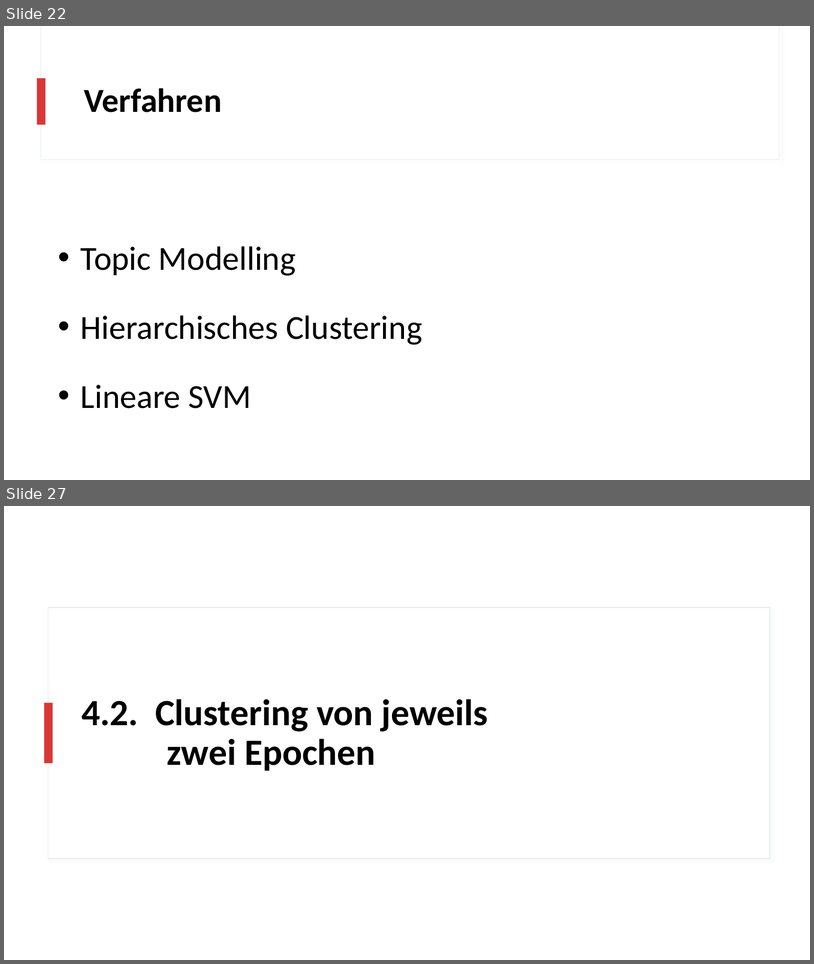
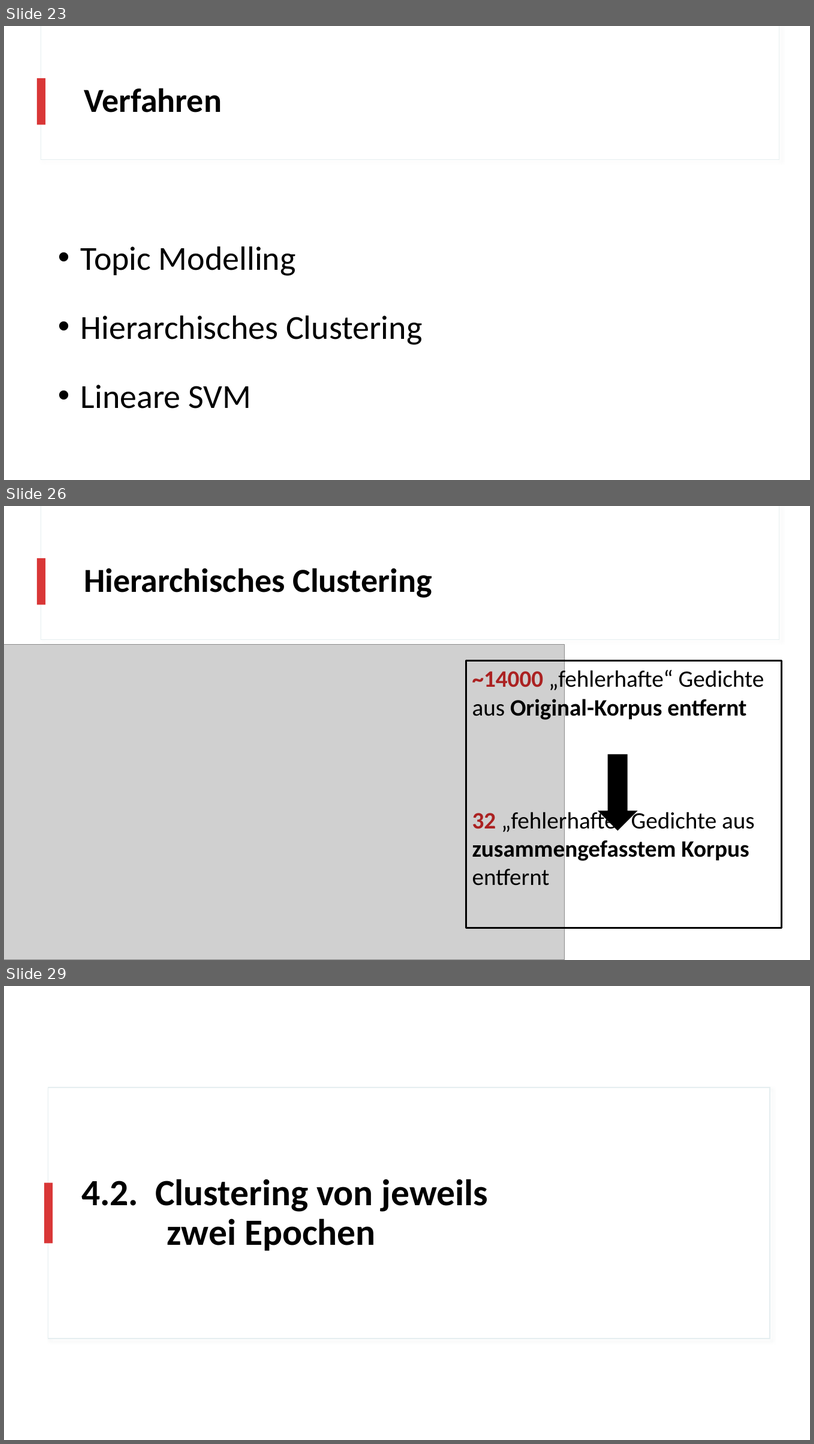
Before and after one commit to realjanpaulus/clusterpoems, a slide deck: presentation/clustering_presentation.pptx. Shown one above the other, each under a label of ours: slides 22 and 27 before the commit, slides 23, 26 and 29 after it; the slides between them are not shown. The pictures are 814x964 and 814x1444 pixels, drawn with LibreOffice and Linux fonts; fonts in the diff are those of the drawing; grey boxes stand for pictures. Boxes give left, top, right and bottom in pixels: in the first picture for what was removed or moved away, otherwise in the second. Text is boxed around its words. In the diff, an @@ line names an element or a change of style, - is before the commit and + after.

```diff
--- a/presentation/clustering_presentation.pptx
+++ b/presentation/clustering_presentation.pptx
@@ slide 26 added at <box>4,506,810,960</box>, background #FFFFFF; not listed: 3 template elements that a slide beside it also shows @@
@@ title added at <box>84,568,432,598</box>, 40 pt, text #000000, bold @@
+Hierarchisches Clustering
@@ picture added at <box>4,645,565,960</box> @@
@@ rectangle added at <box>467,661,782,928</box>, outline #000000 2.25 pt, 28 pt, text #000000 @@
+~14000 „fehlerhafte“ Gedichte aus Original-Korpus entfernt
+32 „fehlerhafte“ Gedichte aus zusammengefasstem Korpus entfernt
@@ down arrow added at <box>599,754,637,829</box>, fill #000000, outline #000000 1 pt @@
@@ what was slide 22 is now slide 23 @@
@@ what was slide 27 is now slide 29 @@
```
Also in this commit, not shown: 4 slides changed, 7 other slides added, 3 slides removed, 38 other files.
